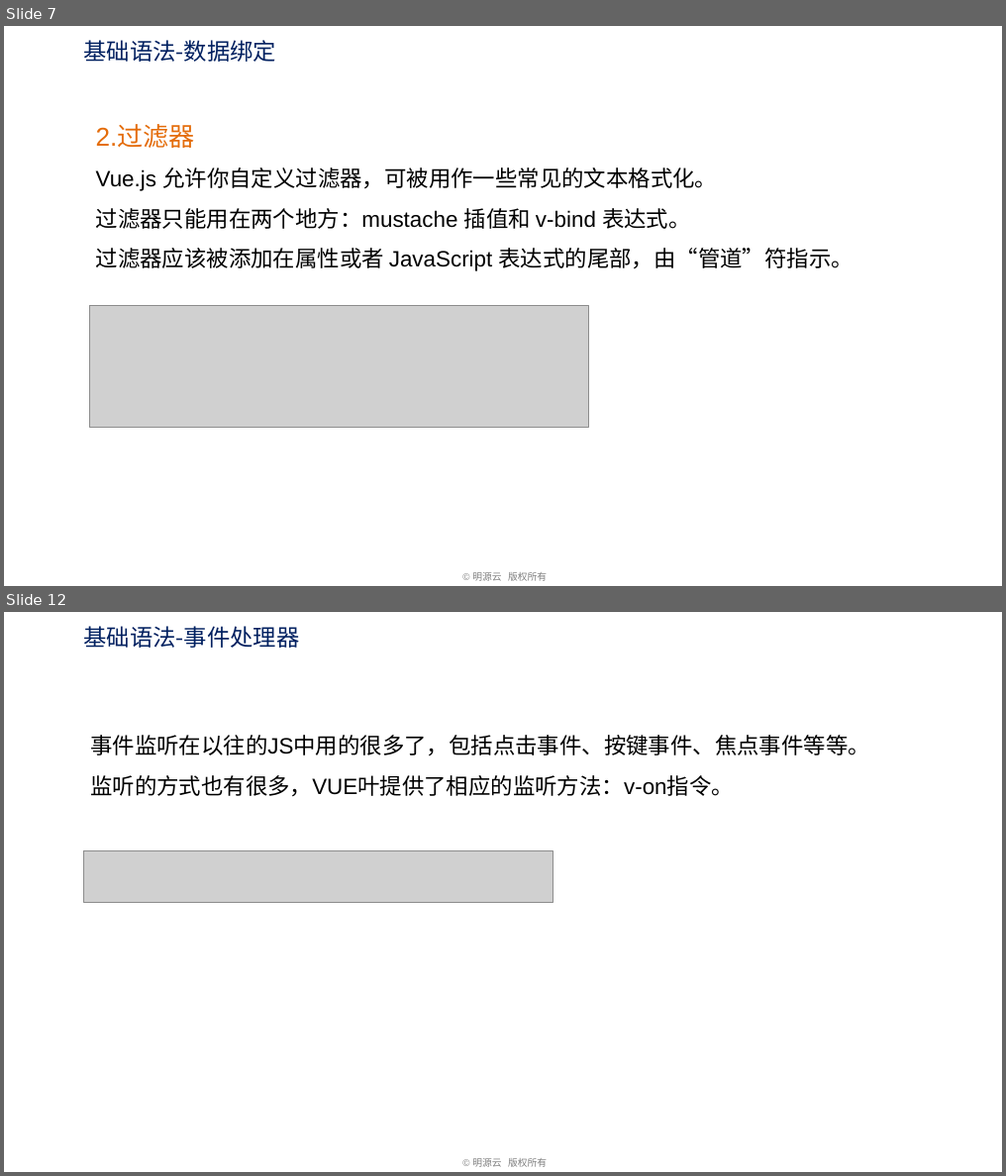
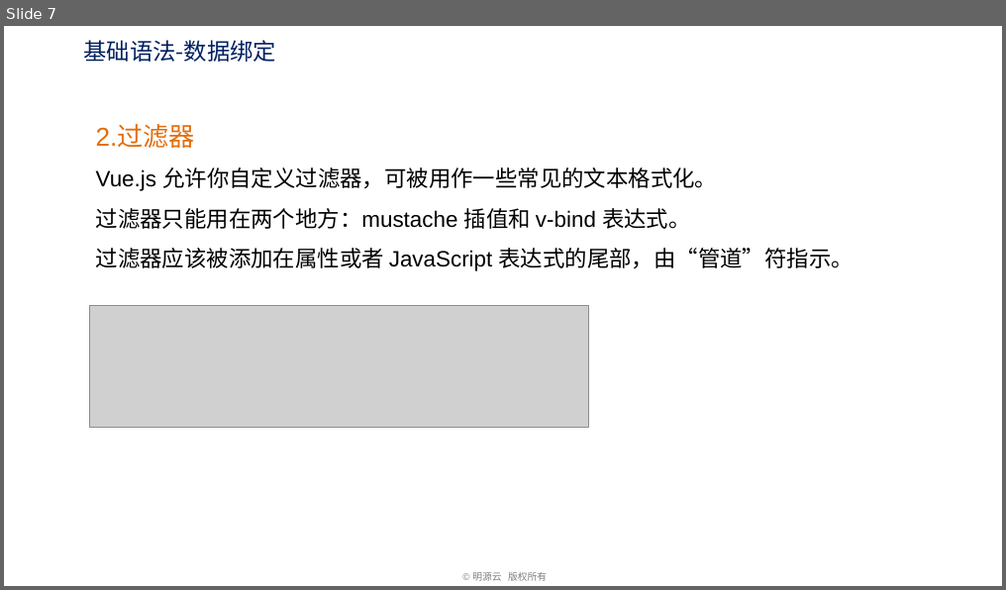
Before and after one commit to freelife1191/front_sample, a slide deck: learn/vue-how-to-learn/lesson/1.vue 기초/VUE 기본 사항.pptx. Shown one above the other, each under a label of ours: slides 7 and 12 before the commit, slide 7 after it; the slides between them are not shown. The pictures are 1006x1176 and 1006x590 pixels, drawn with LibreOffice and Linux fonts; fonts in the diff are those of the drawing; grey boxes stand for pictures; background and template pictures are left out. Boxes give left, top, right and bottom in pixels: in the first picture for what was removed or moved away, otherwise in the second. Text is boxed around its words. In the diff, an @@ line names an element or a change of style, - is before the commit and + after.

```diff
--- a/learn/vue-how-to-learn/lesson/1.vue 기초/VUE 기본 사항.pptx
+++ b/learn/vue-how-to-learn/lesson/1.vue 기초/VUE 기본 사항.pptx
@@ slide 12 removed at bbox=[4, 612, 1002, 1172], background #FFFFFF; not listed: 1 template element that a slide beside it also shows @@
@@ text removed at bbox=[84, 626, 300, 648] @@
-基础语法-事件处理器
@@ text removed at bbox=[90, 735, 870, 797] @@
-事件监听在以往的JS中用的很多了，包括点击事件、按键事件、焦点事件等等。监听的方式也有很多，VUE叶提供了相应的监听方法：v-on指令。
@@ picture removed at bbox=[84, 851, 552, 903] @@
```
Also in this commit, not shown: 1 slide changed, 10 slides added, 9 other slides removed, 2 other files.
